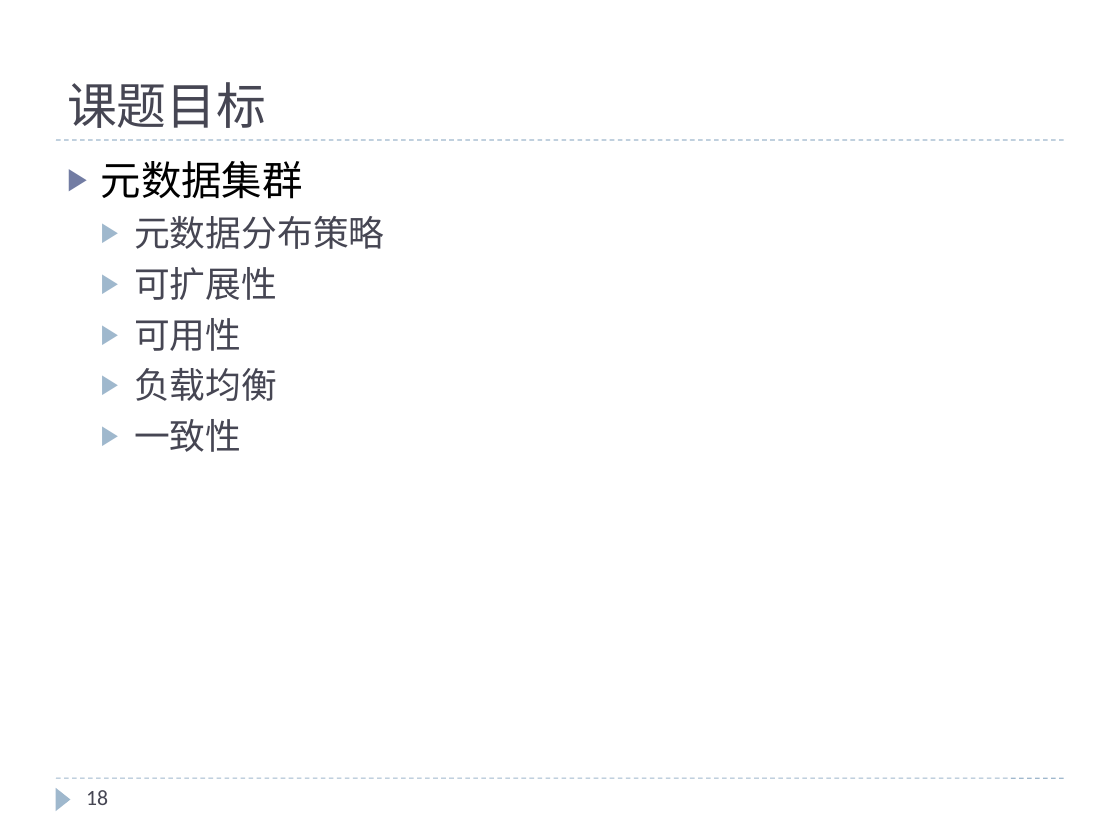
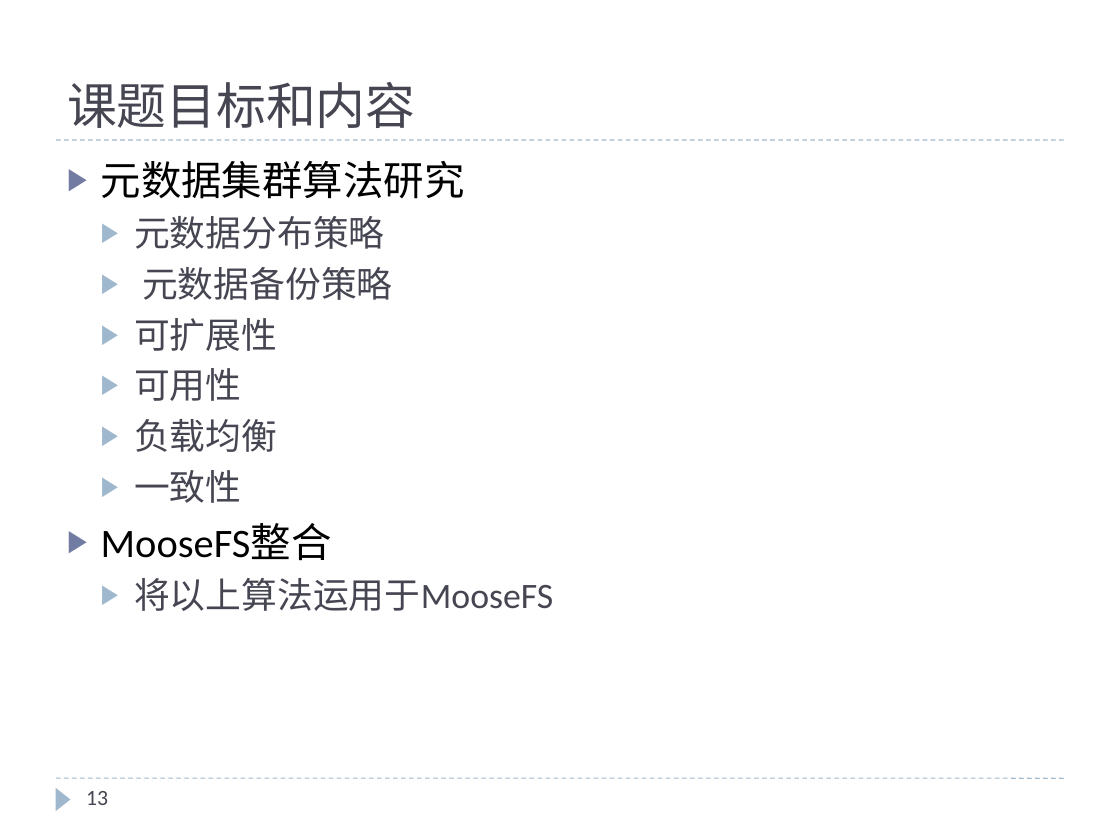
Before and after one commit to cheliequan/idning-paper, a slide deck: slide 13 of draft/MDS集群.pptx (slide 18 before the commit). Drawn at 1120x840 pixels with LibreOffice and Linux fonts; fonts in the diff are those of the drawing. Boxes give left, top, right and bottom in pixels: in the first picture for what was removed or moved away, otherwise in the second. Text is boxed around its words. In the diff, an @@ line names an element or a change of style, - is before the commit and + after.

```diff
--- a/draft/MDS集群.pptx
+++ b/draft/MDS集群.pptx
@@ background #F4F4F4 to #FFFFFF @@
@@ title at (67,82,416,128): text changed @@
-课题目标
+课题目标和内容
@@ text at (101,161,465,199): text changed @@
-▶ 元数据集群
+▶ 元数据集群算法研究
@@ text at (142,267,392,300): paragraph added @@
+  ▶ 元数据备份策略
@@ text at (101,523,553,611): paragraphs added @@
+▶ MooseFS整合
+  ▶ 将以上算法运用于MooseFS
@@ page number at (86,791,108,805): text changed @@
-18
+13
```
Also in this commit, not shown: 16 other slides changed, 1 slide added, 5 slides removed, 2 other files.
